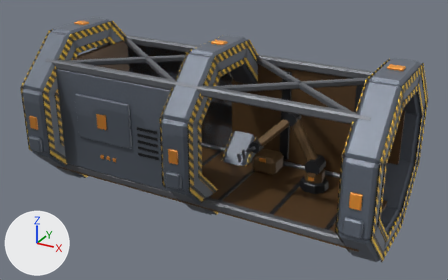
A saved change to the FBX model SpaceStation/Assets/_Project/Art/Models/Modules/SM_MaintenanceBay.fbx.
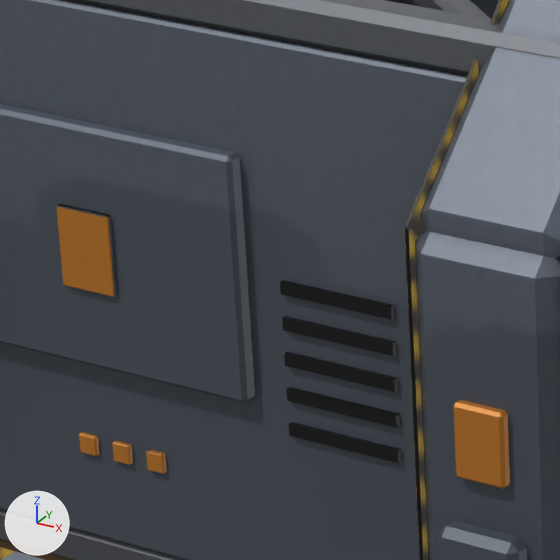
Each version appears first whole from a 50 mm lens placed at (0.961, -2.606, 1.225), pointed at (-0.464, -0.017, -0.069), and next in a close-up on the part from 19% to 42% of the width and 27% to 63% of the height. The axes (+X, +Y, +Z) are drawn at lower left. The lights are the same throughout. The last two pictures show the newer version. The close-ups show mesh edges as thin lines. Where no turn or scale is listed for an object, it has been applied to the vertices.

The scene before the commit, as lines of its bpy script (objects in view):
```python
me_smn_maintenancebay_001 = bpy.data.meshes.new('SMN_MaintenanceBay.001')
me_smn_maintenancebay_001.from_pydata(...)  # 4248 vertices, 4498 faces; spans x -1.45..0.45, y -0.45..0.45, z -0.44..0.44
me_smn_maintenancebay_001.materials.append(mat_tex_maintenancebay)  # picture img_t_maintenancebay_basecolor_png
ob_smn_maintenancebay = bpy.data.objects.new('SMN_MaintenanceBay', me_smn_maintenancebay_001)
ob_smn_maintenancebay.location = (0.0, 0.0, 0.0)
```
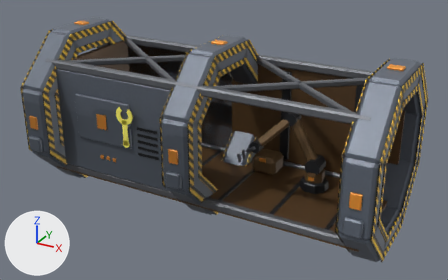
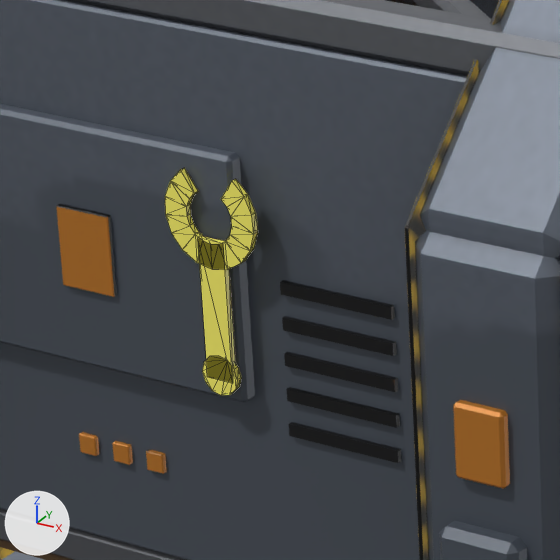
The change, as a diff of the scene's bpy script:
```diff
--- a/SpaceStation/Assets/_Project/Art/Models/Modules/SM_MaintenanceBay.fbx.py
+++ b/SpaceStation/Assets/_Project/Art/Models/Modules/SM_MaintenanceBay.fbx.py
@@ mat_fx_fluoryellow @@
+mat_fx_fluoryellow = principled_material('FX_FluorYellow')
+mat_fx_fluoryellow.base_color = (1.0, 0.92, 0.15)  # yellow #fff66c
+mat_fx_fluoryellow.roughness = 0.3
@@ me_emblem_maintenancebay_002 @@
+me_emblem_maintenancebay_002.from_pydata(...)  # 92 vertices, 224 faces; spans x -0.899..-0.801, y -0.339..-0.333, z -0.071..0.143
+me_emblem_maintenancebay_002.materials.append(mat_fx_fluoryellow)  # yellow #fff66c
@@ ob_emblem_maintenancebay @@
+ob_emblem_maintenancebay = bpy.data.objects.new('Emblem_MaintenanceBay', me_emblem_maintenancebay_002)
+ob_emblem_maintenancebay.location = (0.0, 0.0, 0.0)
```

Where the change shows, as pixel boxes (x1, y1, x2, y2) in the close-ups (560 x 560 px):
'Emblem_MaintenanceBay', added (yellow)
    after: (165, 168, 258, 395)
